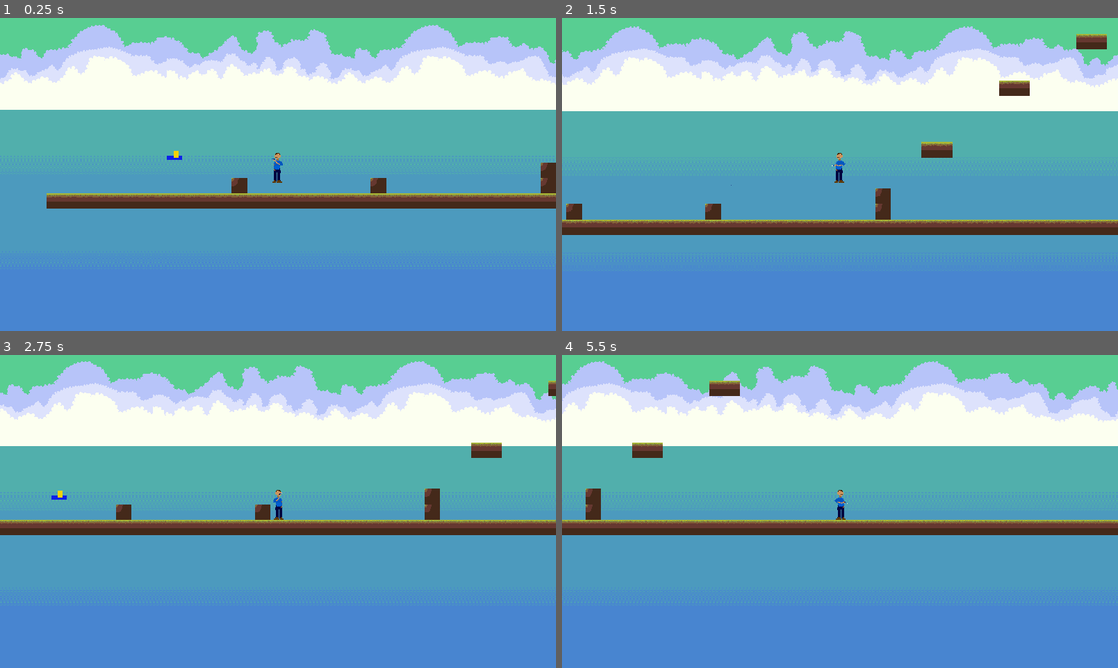
Above: before the commit, frames 1-4 (two rows, left to right).
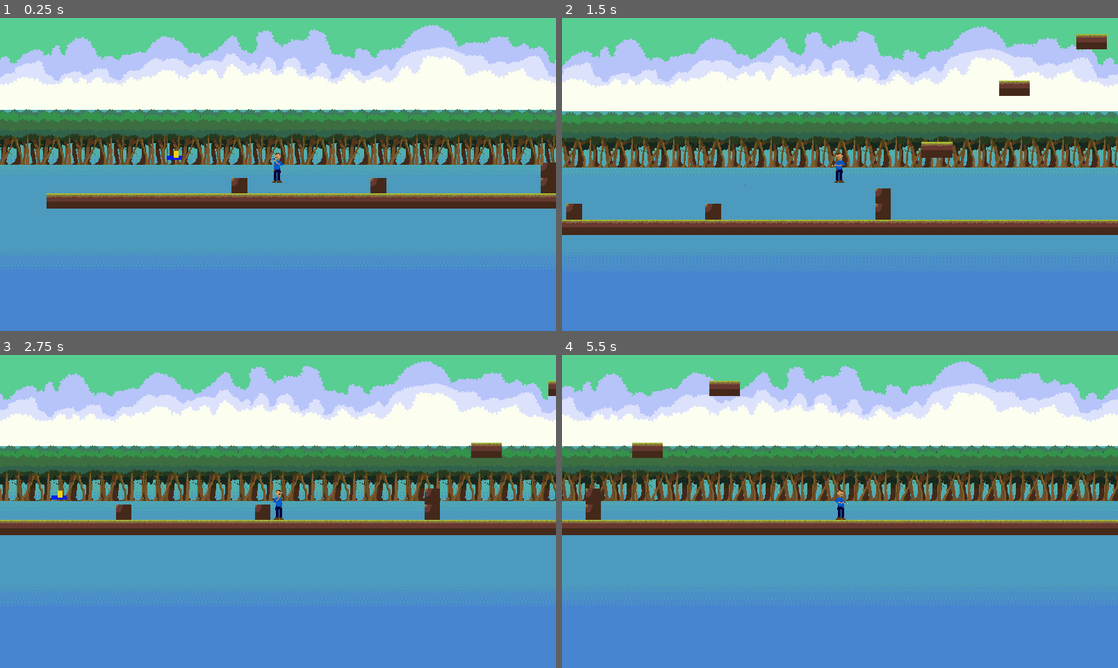
Above: after the commit, the same moments.

Repository: LuizzDutra/Remorse-of-Blue-Pen
Game: Godot game, scene res://Scenes/Levels/Level1.tscn
The game is run twice, just before and just after one commit, with the same random seed, the same clock (stepped at 60 frames per second) and the same inputs. This scene is started directly instead of the project's main scene.
Inputs (mouse positions are in pixels of both pictures, inside the frame that each line leads up to):
- Up to frame 1 (0.25 s): no input
- Up to frame 2 (1.5 s): move the mouse to (962, 158) at 0.52 s; hold Shift (dash) 0.53-1.28 s; hold D (move_right) from 0.53 s (still down); tap W (jump) at 0.77 s; move the mouse to (728, 190) at 1.27 s; tap E (interact) at 1.35 s
- Up to frame 3 (2.75 s): tap W (jump) at 1.52 s; tap Enter at 2 s; move the mouse to (333, 442) at 2.02 s; release D (move_right) at 2.03 s; hold A (move_left) from 2.03 s (still down); click (333, 442) at 2.1 s
- Up to frame 4 (5.5 s): move the mouse to (812, 574) at 2.77 s; release A (move_left) at 2.78 s; hold D (move_right) 2.78-4.28 s; tap Shift (dash) at 2.85 s; tap W (jump) at 3.02, 3.77, 4.52 s; move the mouse to (1006, 558) at 3.52 s; tap E (interact) at 3.6 s; move the mouse to (673, 464) at 4.27 s; hold A (move_left) 4.28-5.03 s; click (673, 464) at 4.35 s; move the mouse to (867, 511) at 5.02 s; hold D (move_right) from 5.03 s (still down); hold Shift (dash) from 5.03 s (still down)

The runs differ from the first frame. In frame 1, 18% of the frame differs, in the area x 0-100%, y 2-47%; in frame 2, 22%; in frame 3, 20%; in frame 4, 23%.
Error in both runs: Attempt to call function 'add_child' in base 'null instance' on a null instance. (res://Scripts/Receiver.gd:20)

Commit message:
tree parallax

Diff:
--- a/Scenes/Levels/LevelBase.tscn
+++ b/Scenes/Levels/LevelBase.tscn
@@ -1,8 +1,11 @@
-[gd_scene load_steps=4 format=2]
+[gd_scene load_steps=7 format=2]
 
 [ext_resource path="res://Scenes/Player.tscn" type="PackedScene" id=1]
 [ext_resource path="res://Assets/Sprites/TileSets/tilesetgrama.tres" type="TileSet" id=2]
 [ext_resource path="res://Assets/Sprites/TileSets/Blue_Pen_Ceu.png" type="Texture" id=3]
+[ext_resource path="res://Assets/Sprites/parallax/Blue_Pen_arvore3.png" type="Texture" id=4]
+[ext_resource path="res://Assets/Sprites/parallax/Blue_Pen_arvore1.png" type="Texture" id=5]
+[ext_resource path="res://Assets/Sprites/parallax/Blue_Pen_arvore2.png" type="Texture" id=6]
 
 [node name="Level" type="Node2D"]
 
@@ -20,11 +23,44 @@
 transform = Transform2D( 0.6, 0, 0, 0.6, 0, 0 )
 
 [node name="ParallaxLayer" type="ParallaxLayer" parent="ParallaxBackground"]
-motion_scale = Vector2( 0.2, 0.1 )
+motion_scale = Vector2( 0.1, 0.1 )
 motion_offset = Vector2( 0, -390 )
-motion_mirroring = Vector2( 1152, 0 )
+motion_mirroring = Vector2( 1920, 0 )
 
 [node name="Sprite" type="Sprite" parent="ParallaxBackground/ParallaxLayer"]
 scale = Vector2( 1.5, 1.5 )
 texture = ExtResource( 3 )
 centered = false
+
+[node name="ParallaxLayer2" type="ParallaxLayer" parent="ParallaxBackground"]
+motion_scale = Vector2( 0.2, 0.15 )
+motion_mirroring = Vector2( 1920, 0 )
+
+[node name="Sprite" type="Sprite" parent="ParallaxBackground/ParallaxLayer2"]
+scale = Vector2( 1.5, 1.5 )
+texture = ExtResource( 4 )
+centered = false
+region_enabled = true
+region_rect = Rect2( 0, 0, 1280, 128 )
+
+[node name="ParallaxLayer3" type="ParallaxLayer" parent="ParallaxBackground"]
+motion_scale = Vector2( 0.25, 0.15 )
+motion_mirroring = Vector2( 1920, 0 )
+
+[node name="Sprite2" type="Sprite" parent="ParallaxBackground/ParallaxLayer3"]
+scale = Vector2( 1.5, 1.5 )
+texture = ExtResource( 6 )
+centered = false
+region_enabled = true
+region_rect = Rect2( 0, 0, 1280, 128 )
+
+[node name="ParallaxLayer4" type="ParallaxLayer" parent="ParallaxBackground"]
+motion_scale = Vector2( 0.3, 0.15 )
+motion_mirroring = Vector2( 1920, 0 )
+
+[node name="Sprite3" type="Sprite" parent="ParallaxBackground/ParallaxLayer4"]
+scale = Vector2( 1.5, 1.5 )
+texture = ExtResource( 5 )
+centered = false
+region_enabled = true
+region_rect = Rect2( 0, 0, 1280, 128 )
Binary file added: Assets/Sprites/parallax/Blue_Pen_arvore1.png
Not shown, added: Assets/Sprites/parallax/Blue_Pen_arvore1.png.import
Binary file added: Assets/Sprites/parallax/Blue_Pen_arvore2.png
Not shown, added: Assets/Sprites/parallax/Blue_Pen_arvore2.png.import
Binary file added: Assets/Sprites/parallax/Blue_Pen_arvore3.png
Not shown, added: Assets/Sprites/parallax/Blue_Pen_arvore3.png.import
